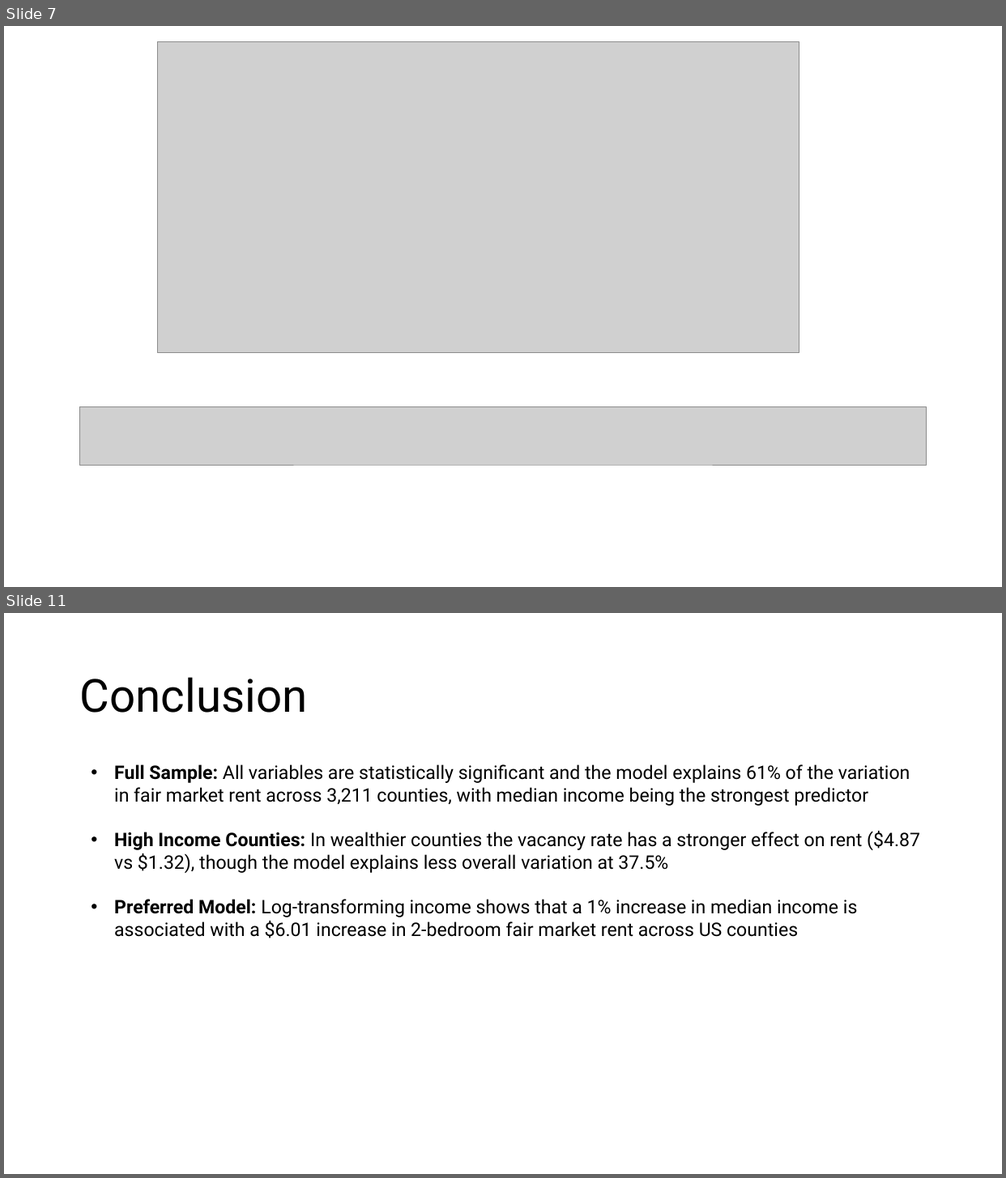
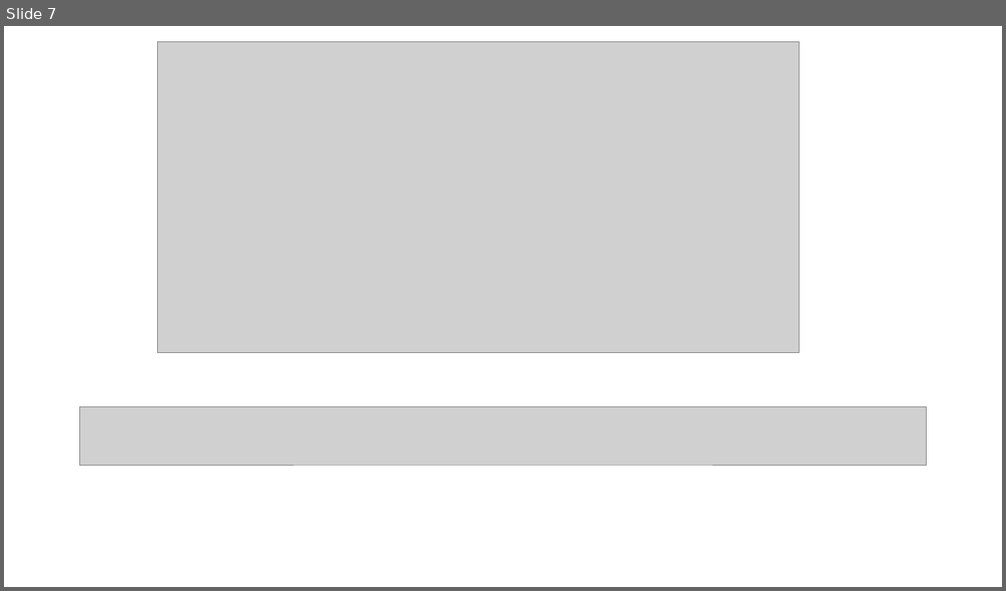
Before and after one commit to ProfKaltenberg/final-project-mathew2003, a slide deck: Mathew Scaria Final Presentation.pptx. Shown one above the other, each under a label of ours: slides 7 and 11 before the commit, slide 7 after it; the slides between them are not shown. The pictures are 1006x1178 and 1006x591 pixels, drawn with LibreOffice and Linux fonts; fonts in the diff are those of the drawing; grey boxes stand for pictures. Boxes give left, top, right and bottom in pixels: in the first picture for what was removed or moved away, otherwise in the second. Text is boxed around its words. In the diff, an @@ line names an element or a change of style, - is before the commit and + after.

```diff
--- a/Mathew Scaria Final Presentation.pptx
+++ b/Mathew Scaria Final Presentation.pptx
@@ slide 11 removed at [4, 613, 1002, 1174], background #FFFFFF @@
@@ title removed at [80, 677, 308, 713] @@
-Conclusion
@@ text removed at [114, 764, 920, 939] @@
-• Full Sample: All variables are statistically significant and the model explains 61% of the variation in fair market rent across 3,211 counties, with median income being the strongest predictor
-• High Income Counties: In wealthier counties the vacancy rate has a stronger effect on rent ($4.87 vs $1.32), though the model explains less overall variation at 37.5%
-• Preferred Model: Log-transforming income shows that a 1% increase in median income is associated with a $6.01 increase in 2-bedroom fair market rent across US counties
```
Also in this commit, not shown: 3 slides changed.
